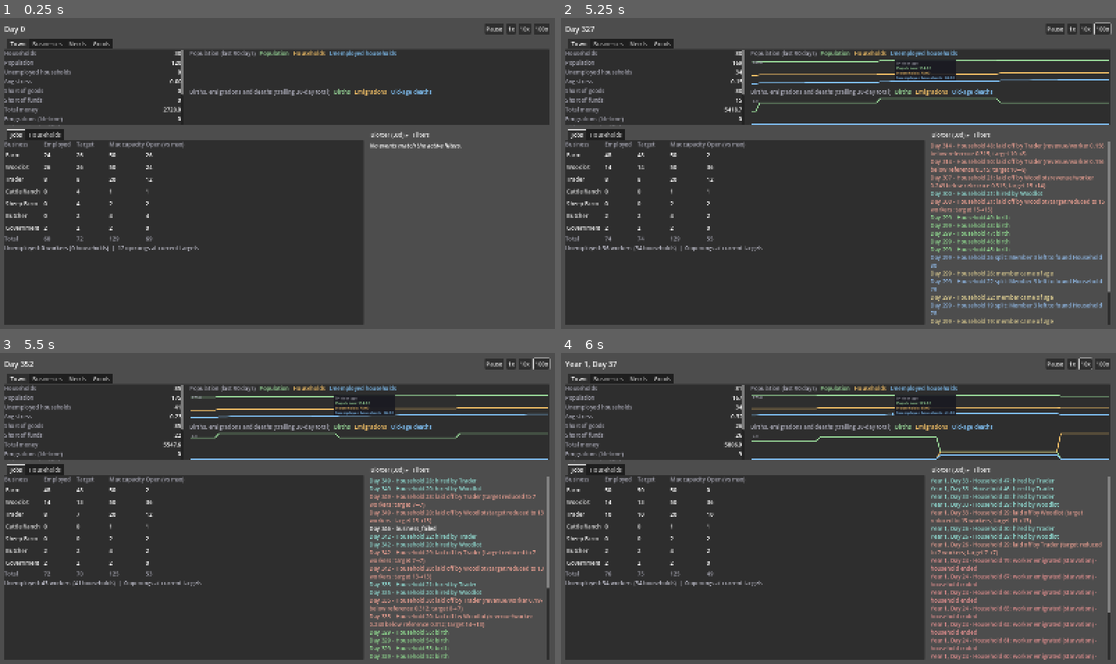
Above: before the commit, frames 1-4 (two rows, left to right).
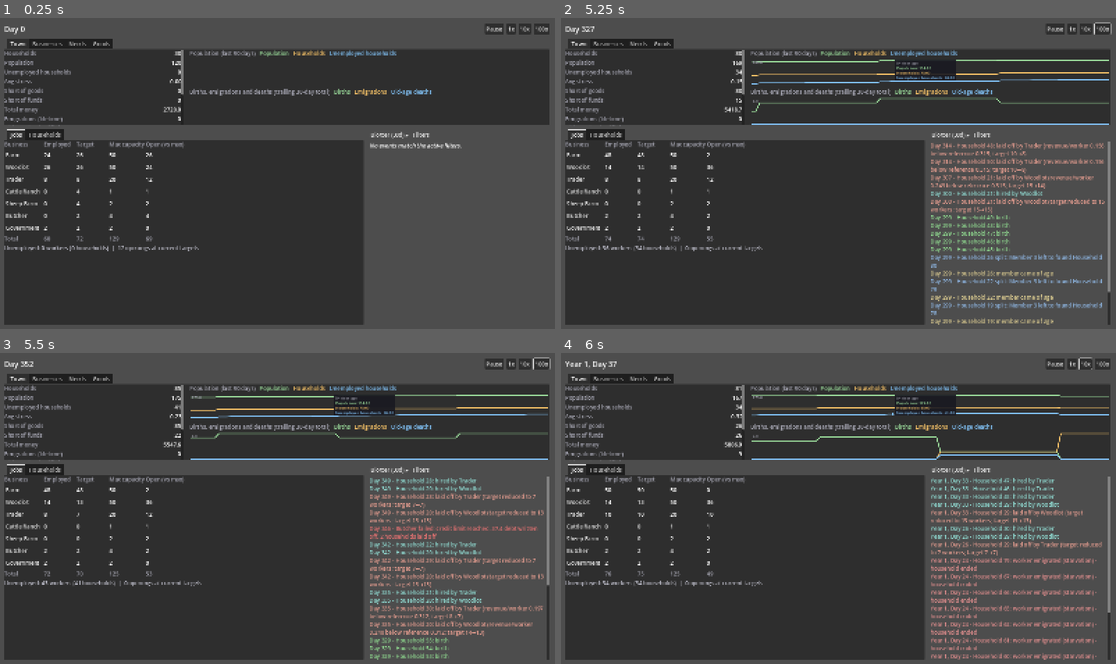
Above: after the commit, the same moments.

Repository: forsman5/sitka
Game: Godot game, scene res://scenes/sim/he_dashboard.tscn
Two runs of this game, one before a commit and one after it. Both use one fixed random seed, a clock stepped at 60 frames per second and the inputs below. This scene is started directly instead of the project's main scene.
Inputs (mouse positions are in pixels of both pictures, inside the frame that each line leads up to):
- Up to frame 1 (0.25 s): no input
- Up to frame 2 (5.25 s): click "1x" at 0.5 s; click "10x" at 1.25 s; click "100x" at 2 s; tap Enter at 2.75 s; drag from (932, 73) to (894, 105) at 2.77 s; drag from (932, 111) to (810, 235) at 3.52 s; move the mouse to (894, 105) at 4.27 s; hold Right (ui_right) 4.28-5 s; hold Alt 4.28-5 s; drag from (810, 235) to (672, 126) at 5.02 s
- Up to frame 3 (5.5 s): no input
- Up to frame 4 (6 s): move the mouse to (1005, 555) at 5.77 s; hold Left (ui_left) from 5.78 s (still down); tap F at 5.85 s

Frames 1-2 are identical in both runs. In frame 3, 3.3% of the frame differs, in the area x 66-99%, y 55-99%; in frame 4, nothing differs.

Commit message:
Show business failures in the dashboard blotter
Co-Authored-By: Claude Sonnet 5.5 <noreply@anthropic.com>

Diff:
--- a/scripts/sim/household_economy/he_dashboard.gd
+++ b/scripts/sim/household_economy/he_dashboard.gd
@@ -2087,5 +2087,9 @@
 				_:
 					reason = "target reduced to %d workers" % event["new_capacity"]
 			return "[color=#e09a8d]%s - Household %d: laid off by %s (%s; target %d→%d)[/color]" % [day, event["household_id"], employer, reason, event["old_capacity"], event["new_capacity"]]
+		"business_failed":
+			var failed_plural := "s" if event["households_laid_off"] != 1 else ""
+			return "[color=#e07070]%s - %s failed: credit limit reached, %.1f debt written off, %d household%s laid off[/color]" % [
+				day, event["name"], event["debt"], event["households_laid_off"], failed_plural]
 		_:
 			return "%s - %s" % [day, event["type"]]
